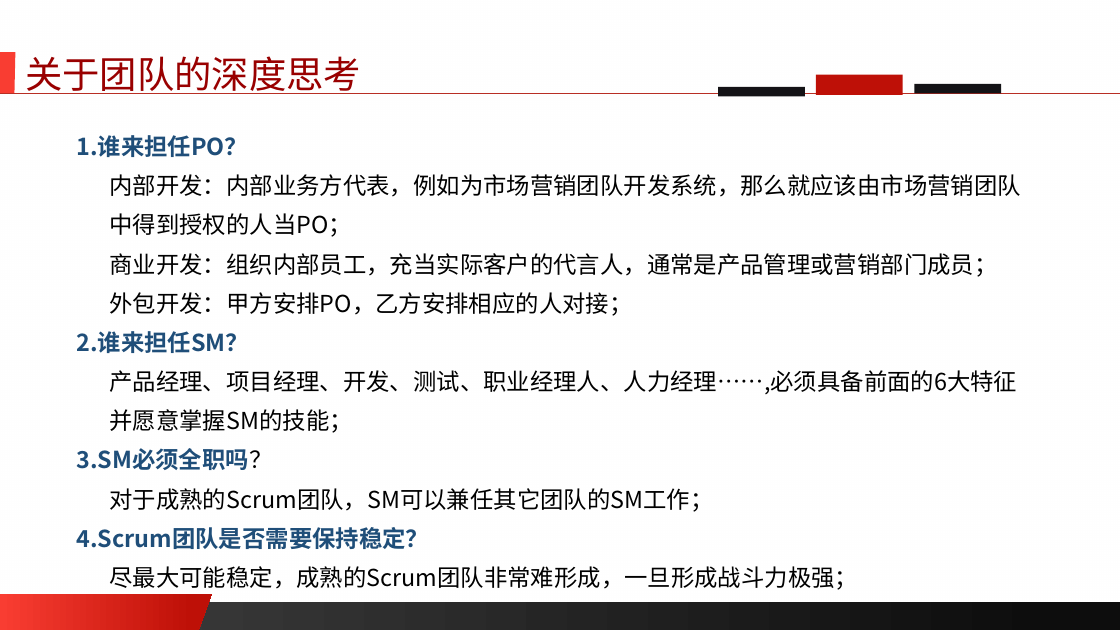
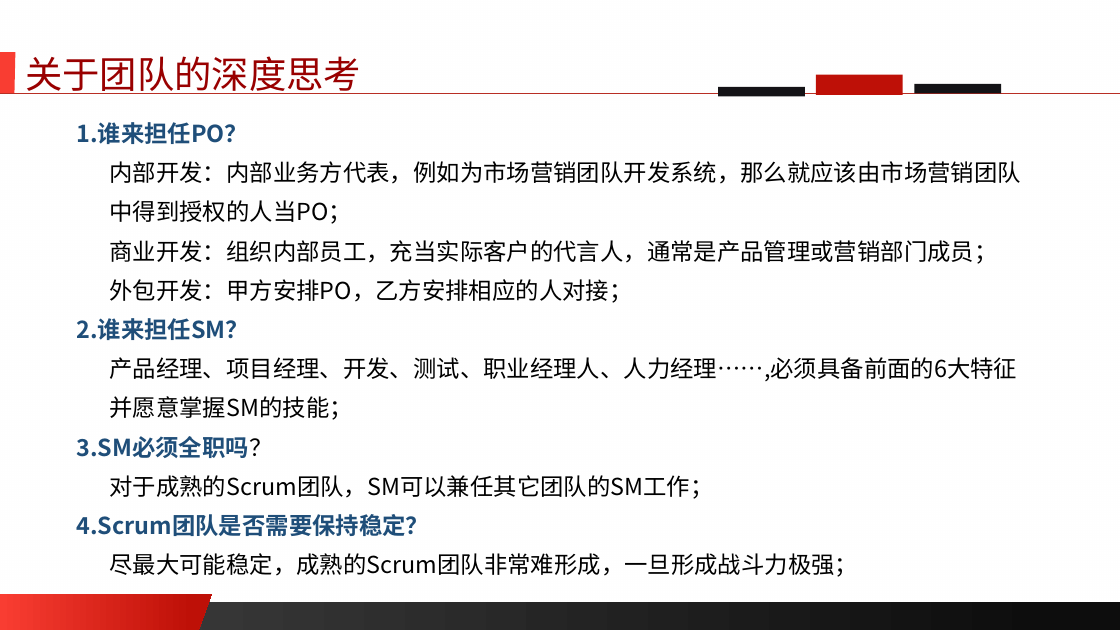
Before and after one commit to edu2act/course-software-process, a slide deck: slide 20 of materials/slides/ch09.pptx (slide 18 before the commit). Drawn at 1120x630 pixels with LibreOffice and Linux fonts; fonts in the diff are those of the drawing; background and template pictures are left out. Boxes give left, top, right and bottom in pixels: in the first picture for what was removed or moved away, otherwise in the second. Text is boxed around its words. In the diff, an @@ line names an element or a change of style, - is before the commit and + after.

```diff
--- a/materials/slides/ch09.pptx
+++ b/materials/slides/ch09.pptx
@@ text "1.谁来担任PO？": place and size @@
-text "1.谁来担任PO？" at (76, 135, 1020, 590)
+text "1.谁来担任PO？" at (76, 122, 1020, 577)
```
Also in this commit, not shown: 4 other slides changed, 4 slides added, 2 slides removed, 1 other file.
